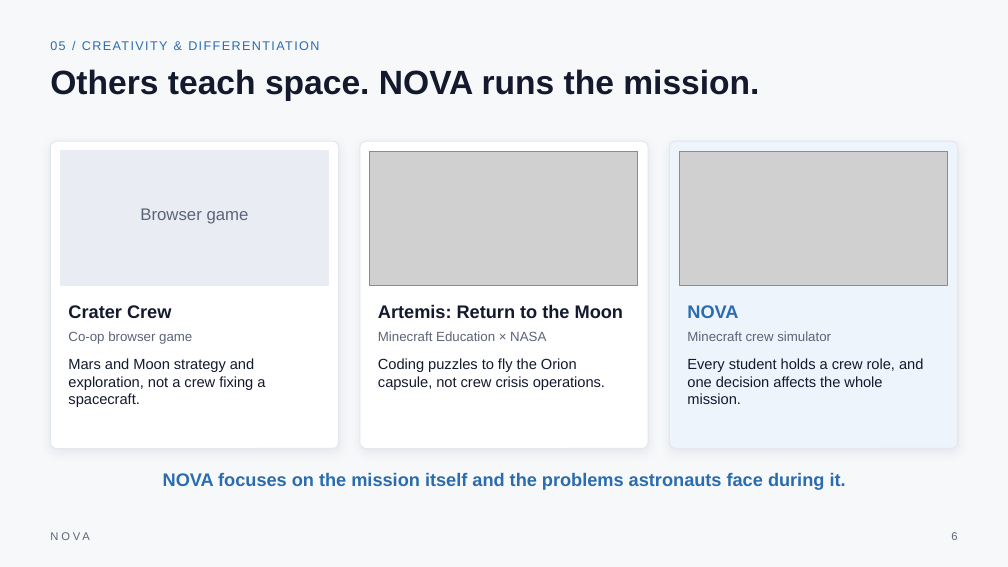
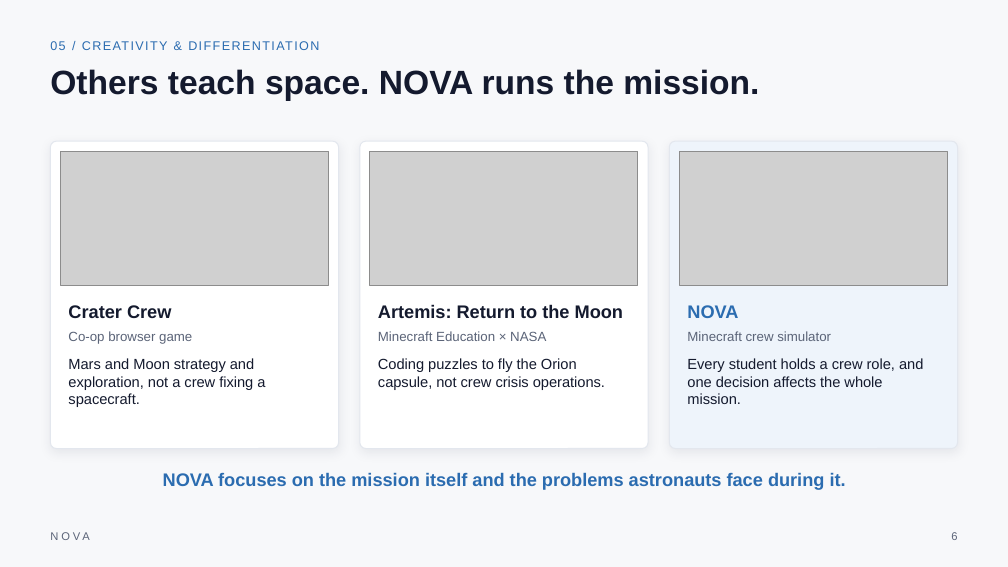
Before and after one commit to KawaseDev/Nimbus-Nova-MC, a slide deck: slide 6 of presentation/NOVA-Pitch-v2.pptx. Drawn at 1008x567 pixels with LibreOffice and Linux fonts; fonts in the diff are those of the drawing; grey boxes stand for pictures. Boxes give left, top, right and bottom in pixels: in the first picture for what was removed or moved away, otherwise in the second. Text is boxed around its words. In the diff, an @@ line names an element or a change of style, - is before the commit and + after.

Commit message:
docs(presentation): add crater crew image and cleaner shots

```diff
--- a/presentation/NOVA-Pitch-v2.pptx
+++ b/presentation/NOVA-Pitch-v2.pptx
@@ rectangle removed at <box>60,151,329,285</box> @@
@@ picture added at <box>60,151,329,285</box> @@
@@ text removed at <box>140,208,249,224</box> @@
-Browser game
```
Also in this commit, not shown: 2 other files.
